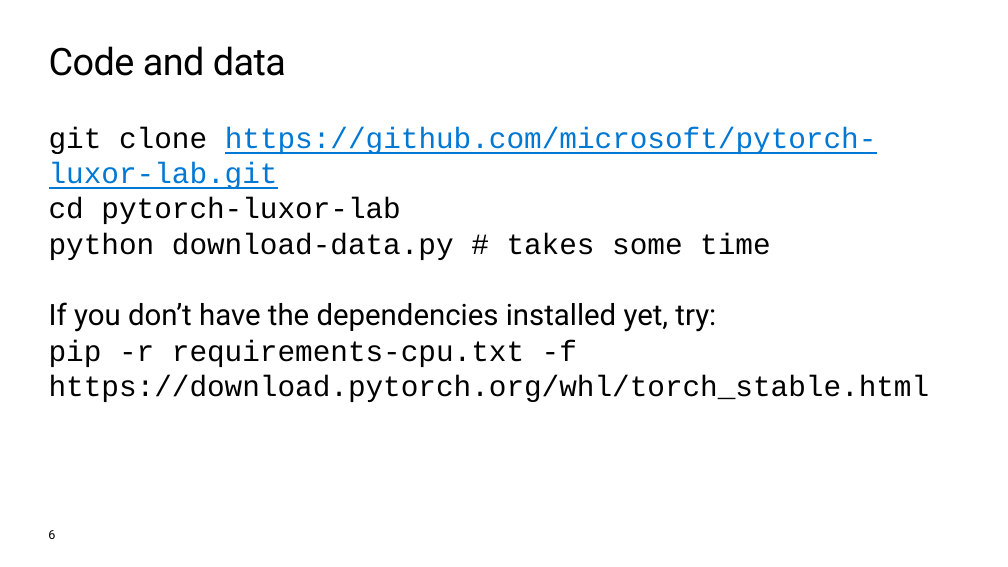
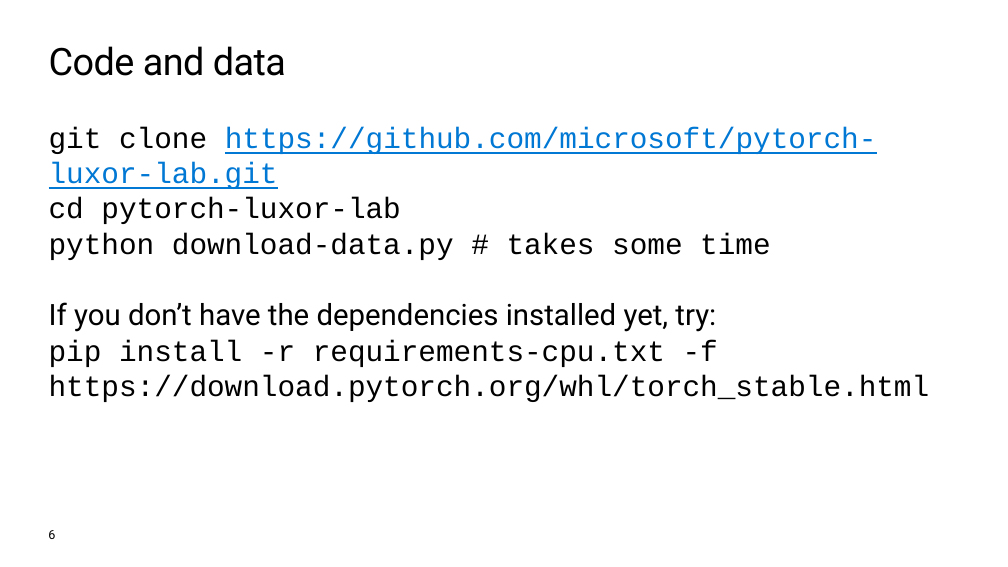
Before and after one commit to microsoft/pytorch-luxor-lab, a slide deck: slide 6 of fall2019mlads.pptx. Drawn at 1008x567 pixels with LibreOffice and Linux fonts; fonts in the diff are those of the drawing; background and template pictures are left out. Boxes give left, top, right and bottom in pixels: in the first picture for what was removed or moved away, otherwise in the second. Text is boxed around its words. In the diff, an @@ line names an element or a change of style, - is before the commit and + after.

```diff
--- a/fall2019mlads.pptx
+++ b/fall2019mlads.pptx
@@ text at (x1=49, y1=302, x2=930, y2=402): text changed @@
-If you don’t have the dependencies installed yet, try:
-pip -r requirements-cpu.txt -f https://download.pytorch.org/whl/torch_stable.html
+If you don’t have the dependencies installed yet, try:
+pip install -r requirements-cpu.txt -f https://download.pytorch.org/whl/torch_stable.html
```
Also in this commit, not shown: 2 other slides changed.
